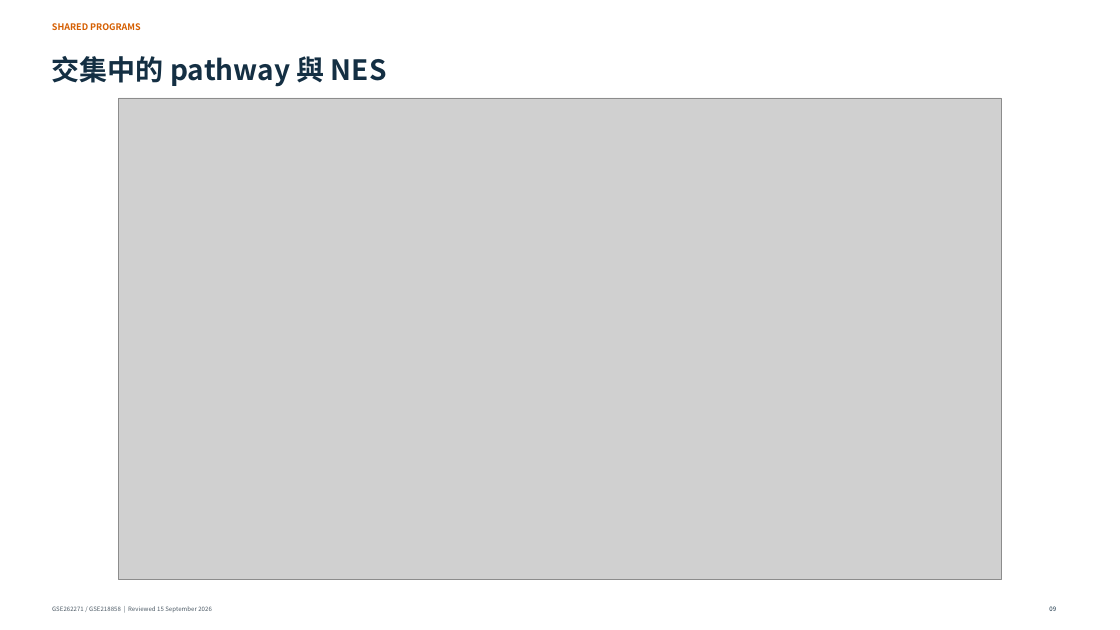
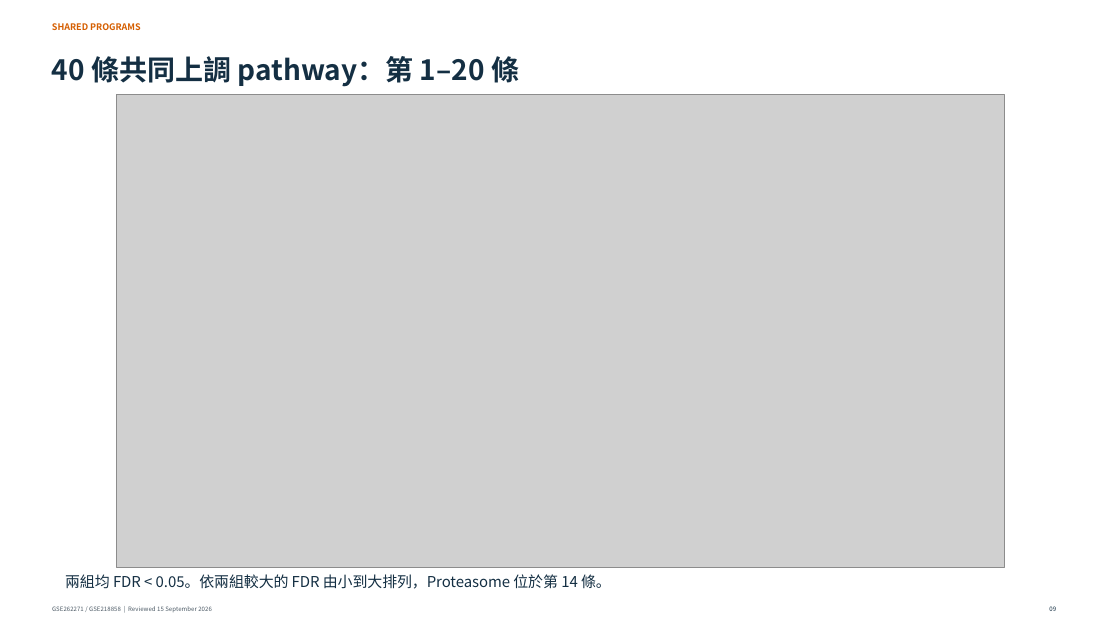
Before and after one commit to brianchiuyulab/hematologic-malignancy-transcriptomics, a slide deck: slide 9 of projects/GSE262271_TALL_relapse_scRNAseq/07_Student_Handoff/01_Summary/Leukemia_scRNAseq_STAT5B_reviewed.pptx. Drawn at 1120x630 pixels with LibreOffice and Linux fonts; fonts in the diff are those of the drawing; grey boxes stand for pictures. Boxes give left, top, right and bottom in pixels: in the first picture for what was removed or moved away, otherwise in the second. Text is boxed around its words. In the diff, an @@ line names an element or a change of style, - is before the commit and + after.

Commit message:
Redraw all40 shared KEGG pathways and synchronize handoff slides

```diff
--- a/projects/GSE262271_TALL_relapse_scRNAseq/07_Student_Handoff/01_Summary/Leukemia_scRNAseq_STAT5B_reviewed.pptx
+++ b/projects/GSE262271_TALL_relapse_scRNAseq/07_Student_Handoff/01_Summary/Leukemia_scRNAseq_STAT5B_reviewed.pptx
@@ text at [52,56,519,87]: text changed @@
-交集中的 pathway 與 NES
+40 條共同上調 pathway：第 1–20 條
@@ picture: place and size @@
-picture at [118,98,1001,580]
+picture at [116,94,1004,566]
@@ text added at [65,574,611,589], 12.7 pt, text #142F43 @@
+兩組均 FDR < 0.05。依兩組較大的 FDR 由小到大排列，Proteasome 位於第 14 條。
```
Also in this commit, not shown: 5 other slides changed, 1 slide added, 34 other files.
